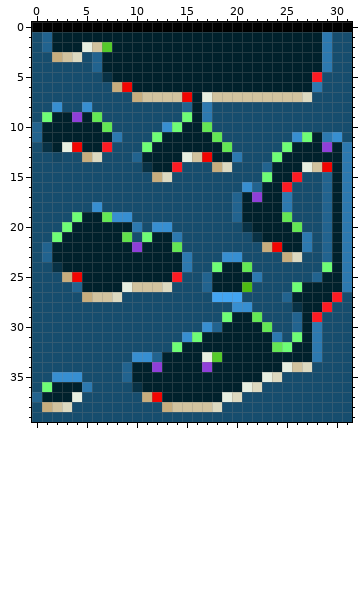
Two states of a pixel-art sprite, assets/levels/dirtmap1.png. That is the earlier state.
The file is 32x40 pixels.
Now the later version:
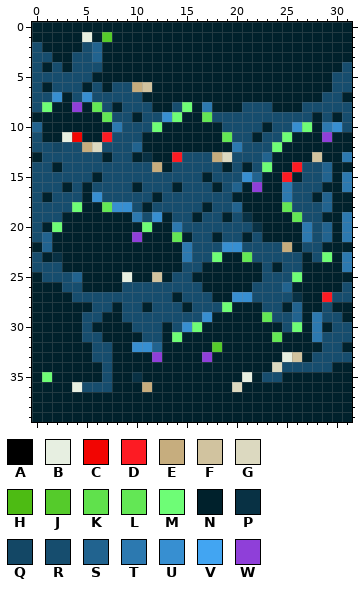
Palette (. is transparent): A #000000  B #e7efe1  C #f20502  D #fd1b23  E #c6ad7e  F #d1c39f  G #dcd9c0  H #4dbb13  J #55cb2b  K #60e14c  L #63e755  M #6efd76  N #00212c  P #083144  Q #134765  R #164d6e  S #21638f  T #2c79b0  U #378fd1  V #42a5f2  W #8f3fd9
Edits made:
@@ x 0..31 @@
- 0 AAAAAAAAAAAAAAAAAAAAAAAAAAAAAAAA
- 1 RSNNNNNNNNNNNNNNNNNNNNNNNNNNNTRR
- 2 RSNNNBFJNNNNNNNNNNNNNNNNNNNNNTRR
- 3 RREFGRSNNNNNNNNNNNNNNNNNNNNNNTRR
- 4 RRRRRRSNNNNNNNNNNNNNNNNNNNNNNTRR
- 5 RRRRRRRPNNNNNNNNNNNNNNNNNNNNDRRR
- 6 RRRRRRRRECNNNNNNNNNNNNNNNNNNTRRR
- 7 RRRRRRRRRREFFFFCNBFFFFFFFFFGRRRR
- 8 RRURRURRRRRRRRRSNTRRRRRRRRRRRRRR
- 9 RMNNWNLRRRRRRRRMNTRRRRRRRRRRRRRR
-10 SNNNNNNLRRRRRUMNNLRRRRRRRRRRRRRR
-11 SNNNNNNNTRRRMNNNNNLRRRRRRRUMNTUR
-12 RPNBCNNDRRRMNNNNNNNLRRRRRMNNNWNT
-13 RRQRREGRRRSNNNNBFCNNTRRRMNNNNNNT
-14 RRRRRRRRRRRPNNDRRREGRRRSNNNBFCNT
-15 RRRRRRRRRRRREGRRRRRRRRRMNNDRRSNT
-16 RRRRRRRRRRRRRRRRRRRRRUSNNDRRRSNT
-17 RRRRRRRRRRRRRRRRRRRRSNWNNTRRRSNT
-18 RRRRRRURRRRRRRRRRRRRSNNNNTRRRSNT
-19 RRRRMNNLUURRRRRRRRRRSNNNNLRRRSNT
-20 RRRMNNNNNNTRUURRRRRRRPNNNNLRRSNT
-21 RRMNNNNNNKRMNNTRRRRRRRPNNNNTRSNT
-22 RSNNNNNNNNWNNNLRRRRRRRRECNNTRSNT
-23 RSNNNNNNNNNNNNNTRRRUURRRREGRRSNT
-24 RRPNNNNNNNNNNNNTRRMNNLRRRRRRRMNT
-25 RRRECNNNNNNNNNDRRSNNNNTRRRRRSNNT
-26 RRRRSNNNNBFFFGRRRSNNNHRRRRMNNNNT
-27 RRRRREFFGRRRRRRRRRVVVRRRRSNNNNDR
-28 RRRRRRRRRRRRRRRRRRRRUURRRRPNNDRR
-29 RRRRRRRRRRRRRRRRRRRMNNLRRRSNDRRR
-30 RRRRRRRRRRRRRRRRRUSNNNNLRRSNTRRR
-31 RRRRRRRRRRRRRRRUMNNNNNNNTRMNTRRR
-32 RRRRRRRRRRRRRRMNNNNNNNNNLMNNTRRR
-33 RRRRRRRRRRUUSNNNNBJNNNNNNNNNTRRR
-34 RRRRRRRRRSNNWNNNNWNNNNNNNBFGRRRR
-35 RRUUURRRRSNNNNNNNNNNNNNBGRRRRRRR
-36 RMNNNTRRRRPNNNNNNNNNNBGRRRRRRRRR
-37 SNNNBRRRRRRECNNNNNNBGRRRRRRRRRRR
-38 REFGRRRRRRRRREFFFFGRRRRRRRRRRRRR
-39 RRRRRRRRRRRRRRRRRRRRRRRRRRRRRRRR
+ 0 NNNNNNNNNNNNNNNNNNNNNNNNNNNNNNNN
+ 1 NNNNNBNJNNNNNNNNNNNNNNNNNNNNNNNN
+ 2 RNNNNRSNNNNNNNNNNNNNNNNNNNNNNNNN
+ 3 RRNNRRSNNNNNNNNNNNNNNNNNNNNNNNNN
+ 4 RNRNRRRNNNNNNNNNNNNNNNNNNNNNNNNR
+ 5 RRRRRRNNNNNNNNNNNNNNNNNNNNNNNNRR
+ 6 RNRRRNRNRREFNNNNNNNNNNNNNNNNNNRR
+ 7 RRUNRURRRRRNNNNNNNNNNNNNNNNNNRRN
+ 8 RMNNWNLRNRRRNNRMNTNNNRRRNNNRRRRR
+ 9 NNNNNNNLRRNRRUMNNLRRRRRRRRRRNRNR
+10 SNNNNNNNTRRRMNNNNNNRRRRNRRUMNTUR
+11 RNNBCNNDRRRNNNNNNNNLRRNRRMNNNWNN
+12 RRQRREGRRRSNNNNNNNNNTRRRMNNNNNNN
+13 NRRRRRRNRRNPNNDRRREGRRRSNNNNFNNT
+14 RRNRRRRRRRRRENRRRRRNRNRMNNDRRSNN
+15 RRRRRRNRRRRRRRRRRNRRRUSNNDNRRSNT
+16 RRRNRNRRRRNRRRNRRRNRSNWNNTRRRNNT
+17 RNRRRNURRRRRNRRRRRRRNNNNNTRRNSNN
+18 RRRRMNNLUURNRRRRRNRRSNNNNLRRRSNN
+19 RRRNNNNNNNTRUNRRNRRNRPNNNNLRRNNT
+20 RNMNNNNNNNNMNNTRRRRRRRPNNNNTRSNT
+21 RSNNNNNNNNWNNNLNRRNRRNRNNNNTRSNT
+22 NSNNNNNNNNNNNNNTRRRUURRRRENRRNNN
+23 RNPNNNNNNNNNNNNTRRMNNLRRRRRNRMNT
+24 RRRNNNNNNNNNNNNRRNNNNNNRNRRNNNNT
+25 NRRRSNNNNBNNFNRRNNNNNNNRRRMNNNNN
+26 NNNRRNNNNRRRRRRRRNNNNNRRRSNNNNNR
+27 NNNNRRRRRRRRRRNRRRNNUURRRRPNNDRR
+28 NNNNNNRRNRRNRRRNRRRMNNNRRNSNNRNN
+29 NNNNNRRNNRRRRRRRRUNNNNNLRRSNTRRN
+30 NNNNNRNNNNRRRNRUMNNNNNNNNRMNTNRR
+31 NNNNNRRNNNNRRNMNNNNNNNNNLNNNTRRR
+32 NNNNNNRRNNUUSNNNNNJNNNNNNNNNNRRN
+33 NNNNNNRRNNNNWNNNNWNNNNNNNBFNRRRR
+34 NNNNNNNRNNNNNNNNNNNNNNNNGRRRRRNN
+35 NMNNNNNRNNPNNNNNNNNNNBNRRNNNNNNN
+36 NNNNBRRRNNNENNNNNNNNGNNNNNNNNNNN
+37 NNNNNNNNNNNNNNNNNNNNNNNNNNNNNNNN
+38 NNNNNNNNNNNNNNNNNNNNNNNNNNNNNNNN
+39 NNNNNNNNNNNNNNNNNNNNNNNNNNNNNNNN
Where, in picture pixels (left, top, right, bottom), the same in both pictures:
changed: (32, 22, 352, 422)
